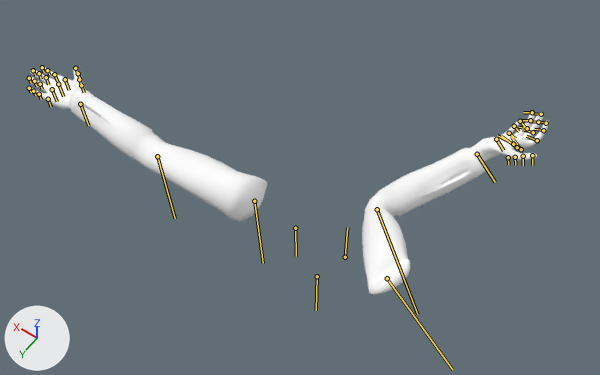
A saved change to the FBX model Assets/Art/Models/Arms_Ani_Fireball.fbx.
Camera for both pictures: a camera (50 mm lens) standing at (-0.0431, 0.0651, 0.2282) and looking at (0.0117, -0.0117, 0.1075). Every picture has the same lights, and +X, +Y and +Z are marked at lower left. Both versions are drawn at frame 43 of the action 'Take 001'; the numbers are the values there. The bones that bend it are drawn over the model as lines.
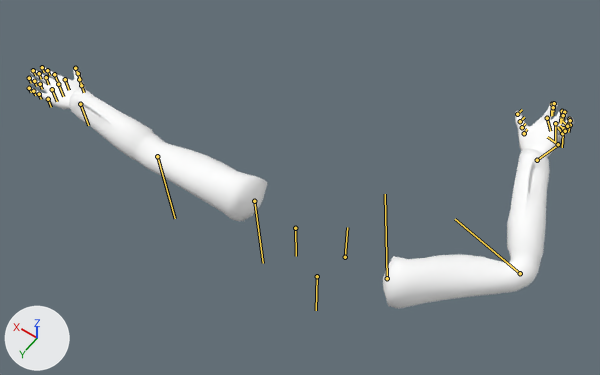
Commit message: Updated arm animations

Edits to the bpy script that builds the scene:
```text
Change bone_character1_rightarm:
    where bone_character1_rightarm = bpy.data.objects['Armature'].pose.bones['Character1_RightArm']  # child of 'Character1_RightShoulder'
    bone_character1_rightarm.rotation_quaternion: (0.334, -0.401, 0.138, 0.842) -> (0.934, 0.034, 0.354, -0.037)  # degrees (-3, 50, 135) -> degrees (3, 42, -3)
Change bone_character1_rightforearm:
    where bone_character1_rightforearm = bpy.data.objects['Armature'].pose.bones['Character1_RightForeArm']  # child of 'Character1_RightArm'
    bone_character1_rightforearm.rotation_quaternion: (0.65, 0.289, 0.641, -0.29) -> (0.825, 0.137, 0.487, -0.251)  # degrees (16, 89, -32) -> degrees (-2, 61, -35)
Change bone_character1_righthandthumb1:
    where bone_character1_righthandthumb1 = bpy.data.objects['Armature'].pose.bones['Character1_RightHandThumb1']  # child of 'Character1_RightHand'
    bone_character1_righthandthumb1.location: (-0.19, 0.15, -0.45) -> (0.02, 0.23, -0.03)
    bone_character1_righthandthumb1.rotation_quaternion: (0.88, -0.369, -0.295, 0.056) -> (0.985, -0.171, 0.007, -0.023)  # degrees (-51, -29, 21) -> degrees (-20, 0, -3)
Change bone_character1_righthandindex1:
    where bone_character1_righthandindex1 = bpy.data.objects['Armature'].pose.bones['Character1_RightHandIndex1']  # child of 'Character1_RightHand'
    bone_character1_righthandindex1.rotation_quaternion: (0.849, -0.528, 0.005, 0.019) -> (0.969, -0.245, -0.02, -0.027)  # degrees (-64, 2, 2) -> degrees (-28, -3, -2)
Change bone_character1_righthandindex2:
    where bone_character1_righthandindex2 = bpy.data.objects['Armature'].pose.bones['Character1_RightHandIndex2']  # child of 'Character1_RightHandIndex1'
    bone_character1_righthandindex2.rotation_quaternion: (0.958, -0.009, -0.061, -0.281) -> (0.908, -0.028, -0.09, -0.409)  # degrees (1, -7, -33) -> degrees (1, -11, -49)
Change bone_character1_righthandmiddle1:
    where bone_character1_righthandmiddle1 = bpy.data.objects['Armature'].pose.bones['Character1_RightHandMiddle1']  # child of 'Character1_RightHand'
    bone_character1_righthandmiddle1.rotation_quaternion: (0.829, -0.546, -0.054, -0.106) -> (0.948, -0.26, -0.049, -0.179)  # degrees (-66, -12, -7) -> degrees (-29, -11, -19)
Change bone_character1_righthandmiddle2:
    where bone_character1_righthandmiddle2 = bpy.data.objects['Armature'].pose.bones['Character1_RightHandMiddle2']  # child of 'Character1_RightHandMiddle1'
    bone_character1_righthandmiddle2.rotation_quaternion: (0.978, -0.005, -0.014, -0.208) -> (0.941, -0.013, -0.029, -0.337)  # degrees (0, -2, -24) -> degrees (0, -4, -39)
Change bone_character1_righthandring1:
    where bone_character1_righthandring1 = bpy.data.objects['Armature'].pose.bones['Character1_RightHandRing1']  # child of 'Character1_RightHand'
    bone_character1_righthandring1.rotation_quaternion: (0.825, -0.529, -0.097, -0.174) -> (0.934, -0.242, -0.08, -0.249)  # degrees (-63, -20, -11) -> degrees (-25, -16, -26)
Change bone_character1_righthandring2:
    where bone_character1_righthandring2 = bpy.data.objects['Armature'].pose.bones['Character1_RightHandRing2']  # child of 'Character1_RightHandRing1'
    bone_character1_righthandring2.rotation_quaternion: (0.983, 0.006, -0.025, -0.18) -> (0.951, 0.005, -0.042, -0.307)  # degrees (1, -3, -21) -> degrees (2, -4, -36)
Change bone_character1_righthandpinky1:
    where bone_character1_righthandpinky1 = bpy.data.objects['Armature'].pose.bones['Character1_RightHandPinky1']  # child of 'Character1_RightHand'
    bone_character1_righthandpinky1.rotation_quaternion: (0.864, -0.485, -0.115, 0.068) -> (0.976, -0.208, 0.003, 0.064)  # degrees (-59, -8, 13) -> degrees (-24, 2, 7)
```

Where the change shows, as pixel boxes [x1, y1, x2, y2] in the pictures (600 x 375 px):
'Plane003', posed (7% taller)
    before: [27, 67, 549, 294]
    after: [27, 67, 573, 309]
bone 'Character1_RightArm', root to tip
    before: (387, 278) to (452, 369)
    after: (387, 278) to (385, 194)
bone 'Character1_RightForeArm', root to tip
    before: (377, 209) to (417, 314)
    after: (520, 273) to (455, 219)
bone 'Character1_RightHandThumb1', root to tip
    before: (508, 157) to (508, 164)
    after: (524, 133) to (527, 129)
bone 'Character1_RightHandIndex1', root to tip
    before: (521, 149) to (511, 136)
    after: (547, 118) to (550, 131)
bone 'Character1_RightHandIndex2', root to tip
    before: (537, 140) to (526, 136)
    after: (552, 104) to (551, 116)
bone 'Character1_RightHandMiddle1', root to tip
    before: (517, 147) to (501, 136)
    after: (555, 123) to (555, 142)
bone 'Character1_RightHandMiddle2', root to tip
    before: (533, 132) to (522, 129)
    after: (562, 111) to (560, 123)
bone 'Character1_RightHandRing1', root to tip
    before: (513, 144) to (497, 135)
    after: (563, 128) to (562, 147)
bone 'Character1_RightHandRing2', root to tip
    before: (527, 128) to (519, 127)
    after: (569, 119) to (567, 127)
bone 'Character1_RightHandPinky1', root to tip
    before: (496, 139) to (503, 150)
    after: (558, 144) to (547, 137)
